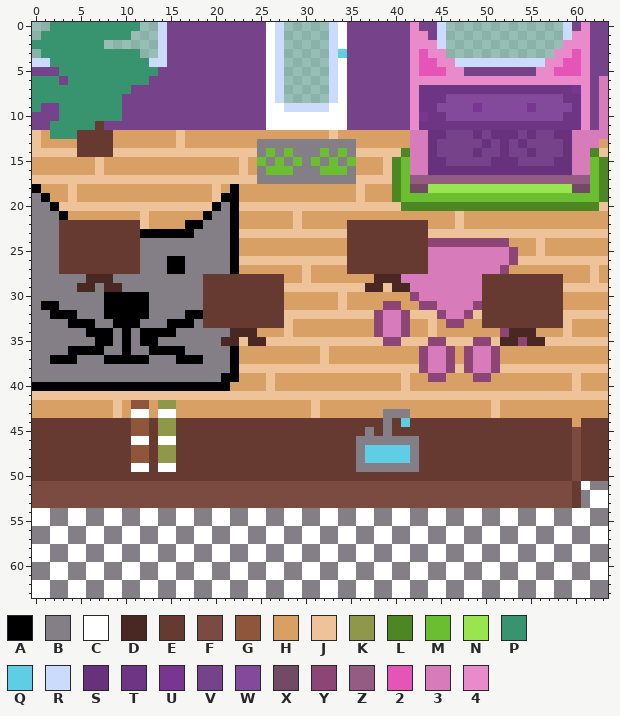
Edited in one commit: pixel-art sprite (sprites/background-cafe.png). This is how it looked before the edit.
The file is 64x64 pixels.
Palette (. is transparent): A #000000  B #847e87  C #ffffff  D #492823  E #663931  F #7b4a41  G #8f563b  H #d9a066  J #eec39a  K #8f974a  L #4c8724  M #6abe30  N #99e550  P #37946e  Q #5fcde4  R #cbdbfc  S #67327b  T #6e3584  U #783591  V #76428a  W #83499a  X #724a66  Y #8d4576  Z #955c83  2 #e554b7  3 #d77bba  4 #e98bcb
Pixels before (only the part around the change), first column x 4:
34 BBAAABABAAAABBBBBBDDDHHHJHHHHHHHHHY33YHHJHHHHHHHY
35 BBBAABABAABBBBBBBDDJDDJJJJJJJJJJJJJYYJJJYYJJJYYJD
36 AAAABBABBAAAABBBBBAHHHHHHHHHJHHHHHHHHHHY33YHY33YH
37 ABBBAAAAABBBAAABBBAHHHHHHHHHJHHHHHHHHHHY33YHY33YH
38 BBBBBBBBBBBBBBBBBBAJJJJJJJJJJJJJJJJJJJJY33YJY33YJ
39 BBBBBBBBBBBBBBBBBAAHHHJHHHHHHHHHHHHHHJHHYYHHHYYHH
40 AAAAAAAAAAAAAAAAAAHHHHJHHHHHHHHHHHHHHJHHHHHHHHHHH
41 JJJJJJJJJJJJJJJJJJJJJJJJJJJJJJJJJJJJJJJJJJJJJJJJJ
42 HHHHHJHGGHKKHHHHHHHHHHHHHHHJHHHHHHHHHHHHHHHHHHHJH
43 HHHHHJHCCHCCHHHHHHHHHHHHHHHJHHHHHHHBBBHHHHHHHHHJH
44 EEEEEEEGGEKKEEEEEEEEEEEEEEEEEEEEEEEBEQEEEEEEEEEEE
45 EEEEEEEGGEKKEEEEEEEEEEEEEEEEEEEEEBEBEEEEEEEEEEEEE
46 EEEEEEECCECCEEEEEEEEEEEEEEEEEEEEBBBBBBBEEEEEEEEEE
47 EEEEEEEGGEKKEEEEEEEEEEEEEEEEEEEEBQQQQQBEEEEEEEEEE
48 EEEEEEEGGEKKEEEEEEEEEEEEEEEEEEEEBQQQQQBEEEEEEEEEE
49 EEEEEEECCECCEEEEEEEEEEEEEEEEEEEEBBBBBBBEEEEEEEEEE
50 EEEEEEEEEEEEEEEEEEEEEEEEEEEEEEEEEEEEEEEEEEEEEEEEE
51 FFFFFFFFFFFFFFFFFFFFFFFFFFFFFFFFFFFFFFFFFFFFFFFFF
52 FFFFFFFFFFFFFFFFFFFFFFFFFFFFFFFFFFFFFFFFFFFFFFFFF
53 FFFFFFFFFFFFFFFFFFFFFFFFFFFFFFFFFFFFFFFFFFFFFFFFF
54 CCBBCCBBCCBBCCBBCCBBCCBBCCBBCCBBCCBBCCBBCCBBCCBBC
55 CCBBCCBBCCBBCCBBCCBBCCBBCCBBCCBBCCBBCCBBCCBBCCBBC
56 BBCCBBCCBBCCBBCCBBCCBBCCBBCCBBCCBBCCBBCCBBCCBBCCB
57 BBCCBBCCBBCCBBCCBBCCBBCCBBCCBBCCBBCCBBCCBBCCBBCCB
58 CCBBCCBBCCBBCCBBCCBBCCBBCCBBCCBBCCBBCCBBCCBBCCBBC
59 CCBBCCBBCCBBCCBBCCBBCCBBCCBBCCBBCCBBCCBBCCBBCCBBC
60 BBCCBBCCBBCCBBCCBBCCBBCCBBCCBBCCBBCCBBCCBBCCBBCCB
61 BBCCBBCCBBCCBBCCBBCCBBCCBBCCBBCCBBCCBBCCBBCCBBCCB
62 CCBBCCBBCCBBCCBBCCBBCCBBCCBBCCBBCCBBCCBBCCBBCCBBC
63 CCBBCCBBCCBBCCBBCCBBCCBBCCBBCCBBCCBBCCBBCCBBCCBBC
The same view after the edit:
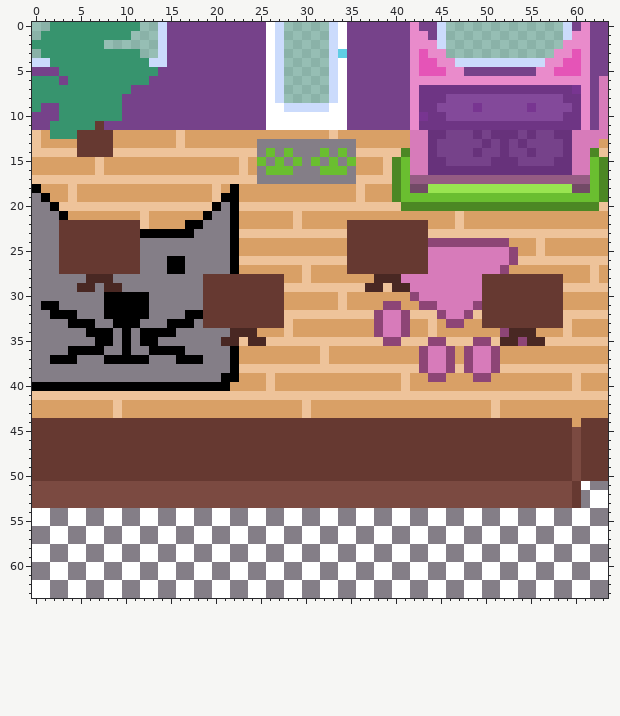
The exact change:
{"y":42,"x":11,"old":"GG","new":"HH"}
{"y":42,"x":14,"old":"KK","new":"HH"}
{"y":42,"x":30,"old":"HJ","new":"JH"}
{"y":43,"x":11,"old":"CC","new":"HH"}
{"y":43,"x":14,"old":"CC","new":"HH"}
{"y":43,"x":30,"old":"HJ","new":"JH"}
{"y":43,"x":39,"old":"BBB","new":"HHH"}
{"y":44,"x":11,"old":"GG","new":"EE"}
{"y":44,"x":14,"old":"KK","new":"EE"}
{"y":44,"x":39,"old":"B","new":"E"}
{"y":44,"x":41,"old":"Q","new":"E"}
{"y":45,"x":11,"old":"GG","new":"EE"}
{"y":45,"x":14,"old":"KK","new":"EE"}
{"y":45,"x":37,"old":"B","new":"E"}
{"y":45,"x":39,"old":"B","new":"E"}
{"y":46,"x":11,"old":"CC","new":"EE"}
{"y":46,"x":14,"old":"CC","new":"EE"}
{"y":46,"x":36,"old":"BBBBBBB","new":"EEEEEEE"}
{"y":47,"x":11,"old":"GG","new":"EE"}
{"y":47,"x":14,"old":"KK","new":"EE"}
{"y":47,"x":36,"old":"BQQQQQB","new":"EEEEEEE"}
{"y":48,"x":11,"old":"GG","new":"EE"}
{"y":48,"x":14,"old":"KK","new":"EE"}
{"y":48,"x":36,"old":"BQQQQQB","new":"EEEEEEE"}
{"y":49,"x":11,"old":"CC","new":"EE"}
{"y":49,"x":14,"old":"CC","new":"EE"}
{"y":49,"x":36,"old":"BBBBBBB","new":"EEEEEEE"}
{"label":"changed","picture_box":[131,400,176,472]}
{"label":"changed","picture_box":[302,400,320,418]}
{"label":"changed","picture_box":[356,409,419,472]}
